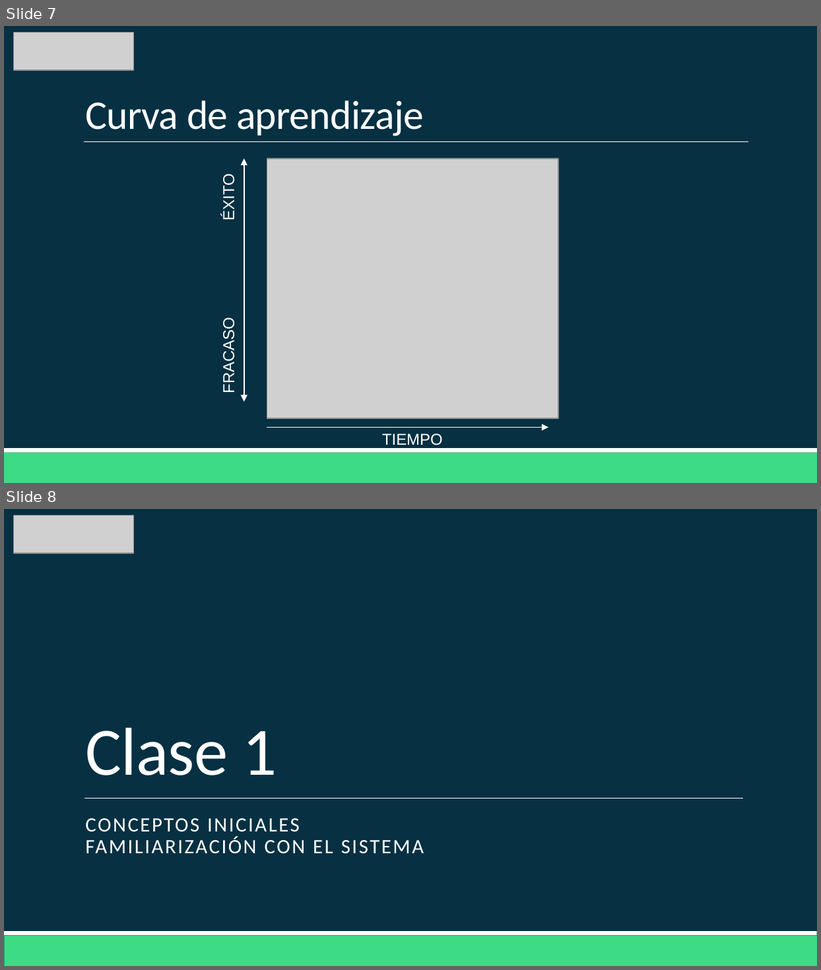
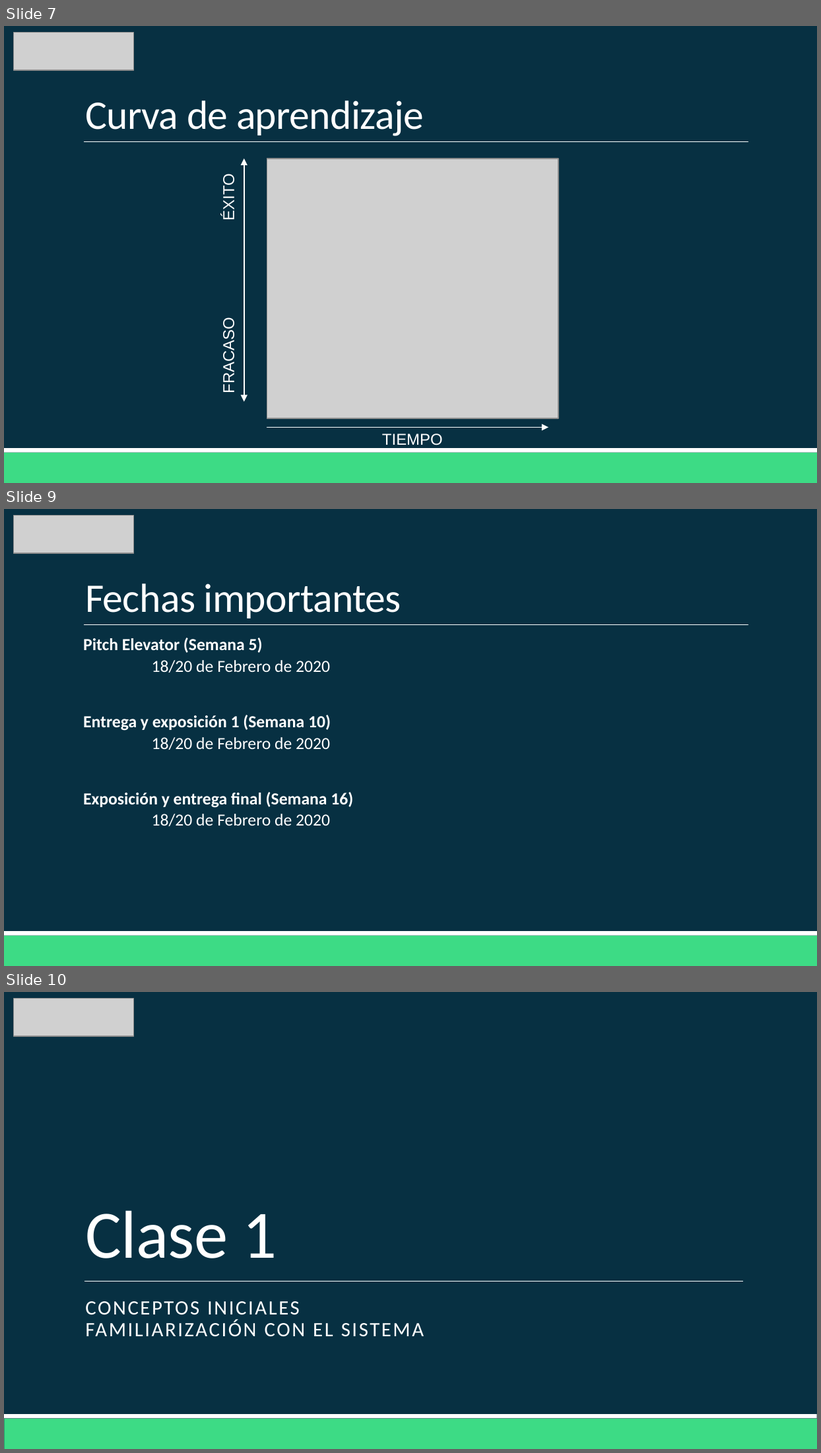
Before and after one commit to Domiciano/AppMoviles201, a slide deck: Clase1/Clase 1.pptx. Shown one above the other, each under a label of ours: slides 7 and 8 before the commit, slides 7, 9 and 10 after it; the slides between them are not shown. The pictures are 821x970 and 821x1453 pixels, drawn with LibreOffice and Linux fonts; fonts in the diff are those of the drawing; grey boxes stand for pictures. Boxes give left, top, right and bottom in pixels: in the first picture for what was removed or moved away, otherwise in the second. Text is boxed around its words. In the diff, an @@ line names an element or a change of style, - is before the commit and + after.

```diff
--- a/Clase1/Clase 1.pptx
+++ b/Clase1/Clase 1.pptx
@@ slide 9 added at box(4, 509, 817, 966), background #073042; not listed: 3 template elements that a slide beside it also shows @@
@@ picture added at box(14, 516, 134, 554) @@
@@ title added at box(85, 584, 401, 619), 36 pt, text #FFFFFF @@
+Fechas importantes
@@ text added at box(83, 638, 353, 826), 15 pt, text #FFFFFF, bold @@
+  Pitch Elevator (Semana 5)
+  18/20 de Febrero de 2020
+  Entrega y exposición 1 (Semana 10)
+  18/20 de Febrero de 2020
+  Exposición y entrega final (Semana 16)
+  18/20 de Febrero de 2020
@@ what was slide 8 is now slide 10 @@
```
Also in this commit, not shown: 1 other slide added, 1 other file.
